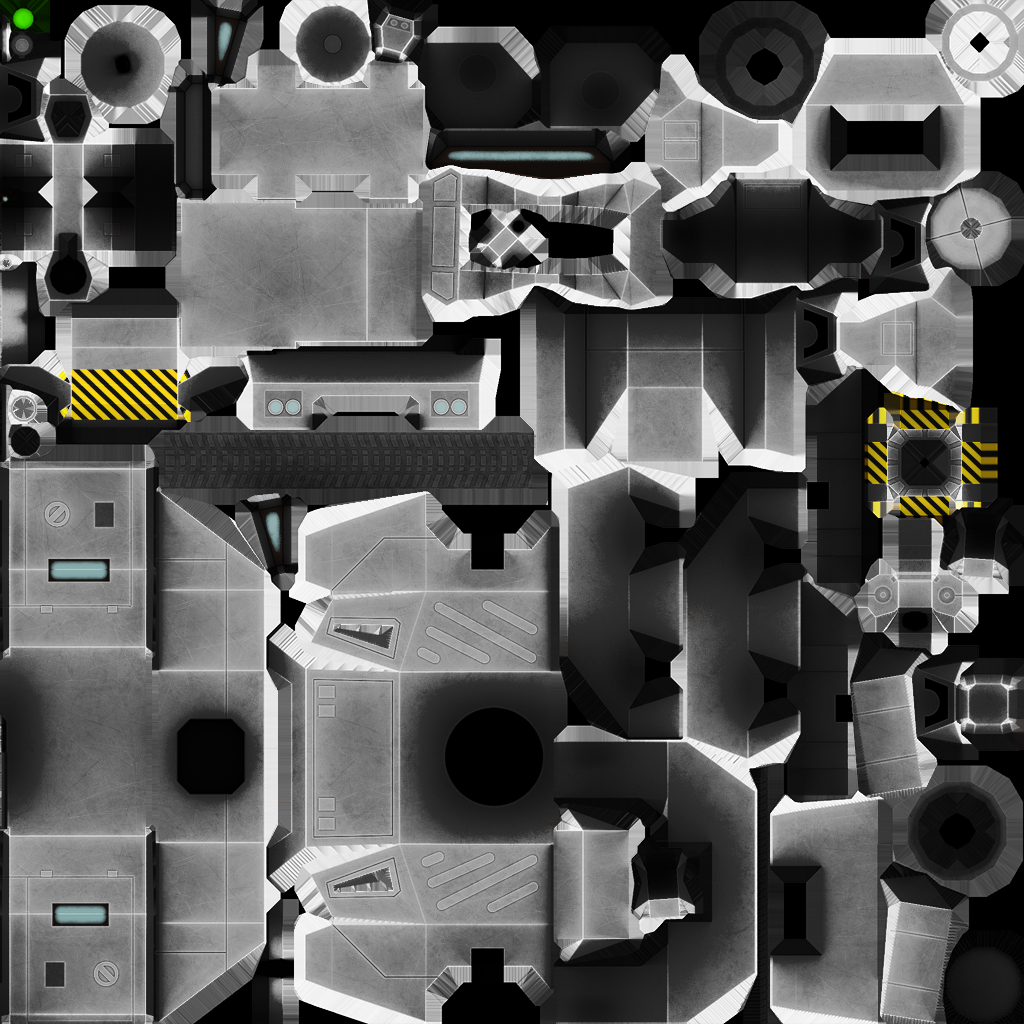
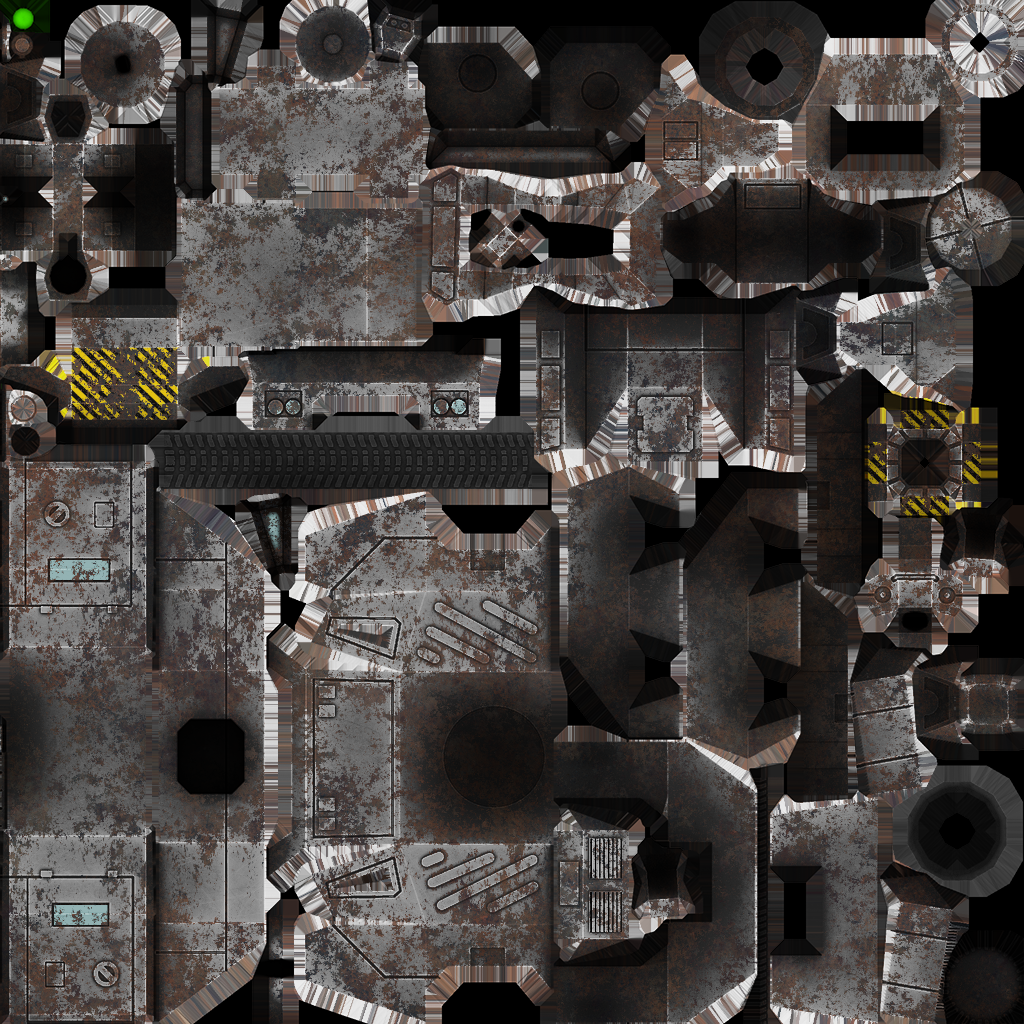
Layers edited between the first and the second 1024×1024 image:
renamed "C" to "H", opacity 100% → 15%, painted on it over bbox(0, 0, 1024, 1024)
added layer "R" (multiply, 15%) above "C" over bbox(0, 0, 1024, 1024)
renamed "H" to "C", opacity 20% → 100%, painted on it over bbox(0, 0, 1024, 1024)
painted on "AO" over bbox(0, 0, 1024, 1024)
showed "X", painted on it over bbox(0, 0, 1024, 1024)
painted on "Background" over bbox(0, 0, 1024, 1024)